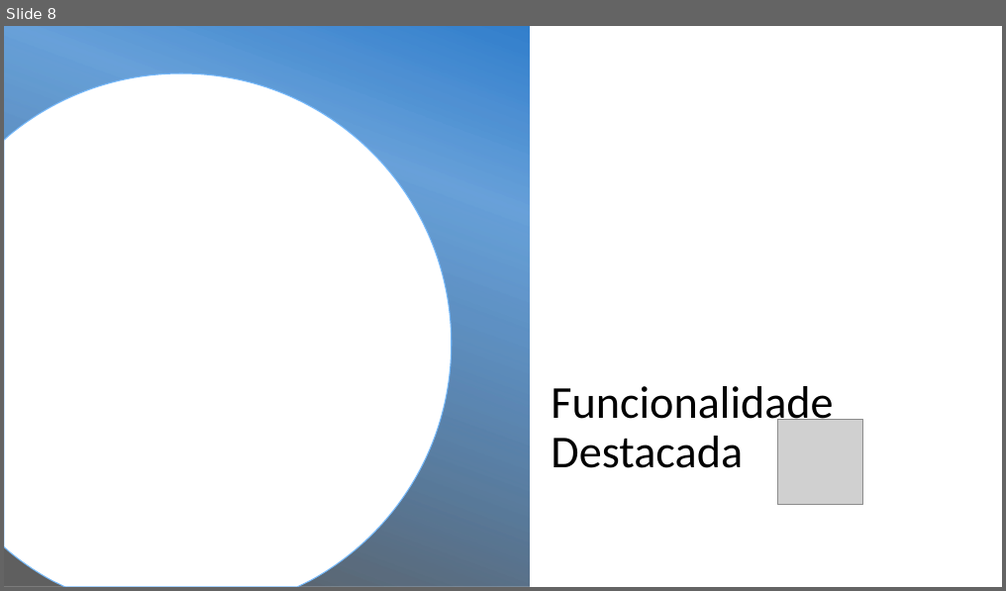
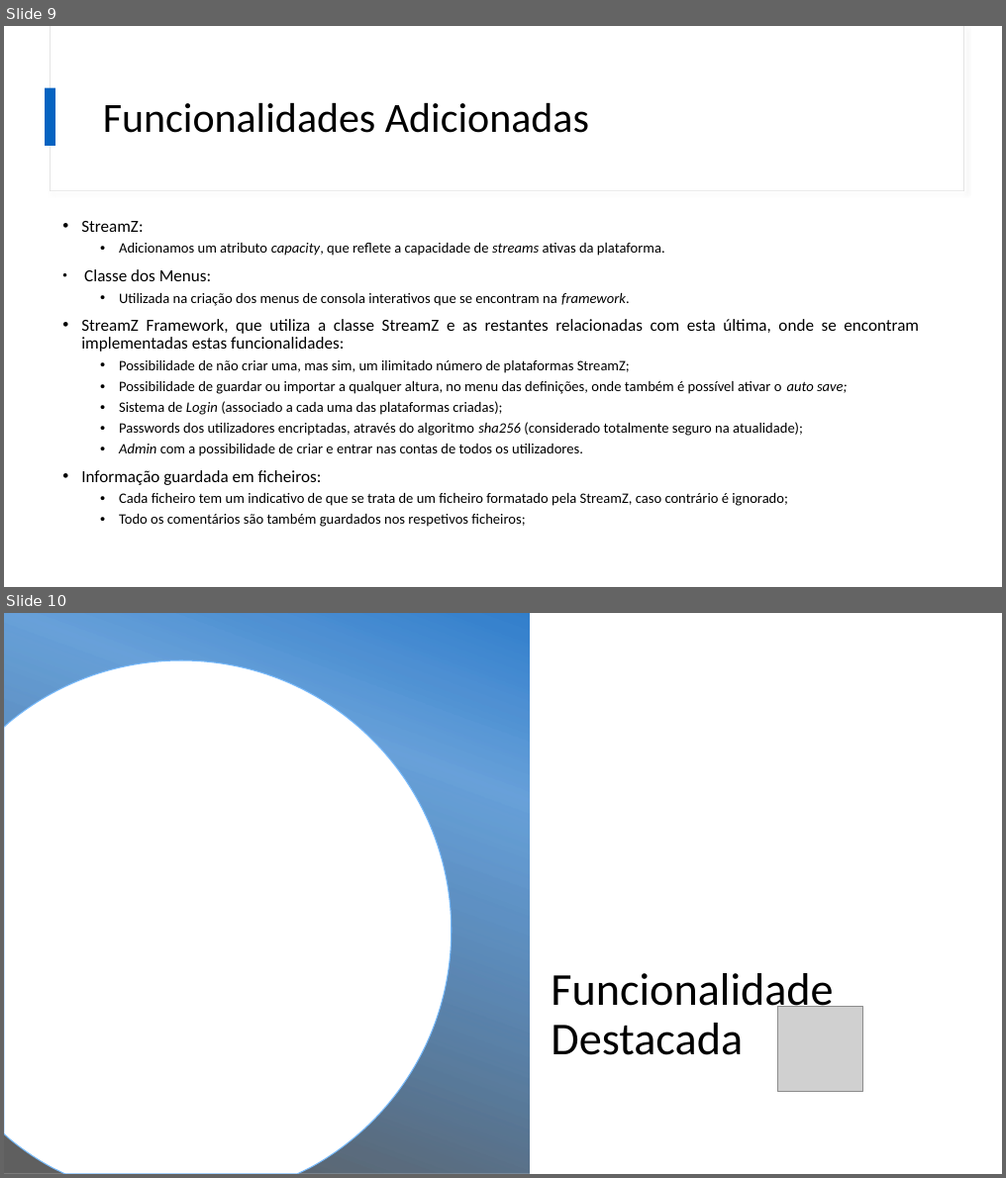
Before and after one commit to lucascalvet/2020_21_AEDA_StreamZ, a slide deck: StreamZ_presentation.pptx. Shown one above the other, each under a label of ours: slide 8 before the commit, slides 9 and 10 after it. The pictures are 1006x591 and 1006x1178 pixels, drawn with LibreOffice and Linux fonts; fonts in the diff are those of the drawing; grey boxes stand for pictures; background and template pictures are left out. Boxes give left, top, right and bottom in pixels: in the first picture for what was removed or moved away, otherwise in the second. Text is boxed around its words. In the diff, an @@ line names an element or a change of style, - is before the commit and + after.

```diff
--- a/StreamZ_presentation.pptx
+++ b/StreamZ_presentation.pptx
@@ slide 9 added at [4,26,1002,587], background #FFFFFF @@
@@ rectangle added at [50,26,963,191], fill #FFFFFF, outline #E1E1E1 0.75 pt @@
@@ rectangle added at [51,26,963,190], fill #FFFFFF @@
@@ rectangle added at [46,88,55,146], fill #0563C1 @@
@@ title added at [103,103,589,133], 40 pt, text #000000 @@
+Funcionalidades Adicionadas
@@ text added at [81,221,919,527], 13.9 pt, text #000000 @@
+• StreamZ:
+  • Adicionamos um atributo capacity, que reflete a capacidade de streams ativas da plataforma.
+• Classe dos Menus:
+  • Utilizada na criação dos menus de consola interativos que se encontram na framework.
+• StreamZ Framework, que utiliza a classe StreamZ e as restantes relacionadas com esta última, onde se encontram implementadas estas funcionalidades:
+  • Possibilidade de não criar uma, mas sim, um ilimitado número de plataformas StreamZ;
+  • Possibilidade de guardar ou importar a qualquer altura, no menu das definições, onde também é possível ativar o auto save;
+  • Sistema de Login (associado a cada uma das plataformas criadas);
+  • Passwords dos utilizadores encriptadas, através do algoritmo sha256 (considerado totalmente seguro na atualidade);
+  • Admin com a possibilidade de criar e entrar nas contas de todos os utilizadores.
+• Informação guardada em ficheiros:
+  • Cada ficheiro tem um indicativo de que se trata de um ficheiro formatado pela StreamZ, caso contrário é ignorado;
+  • Todo os comentários são também guardados nos respetivos ficheiros;
@@ what was slide 8 is now slide 10 @@
```
Also in this commit, not shown: 6 slides changed, 1 other slide added, 5 other files.
